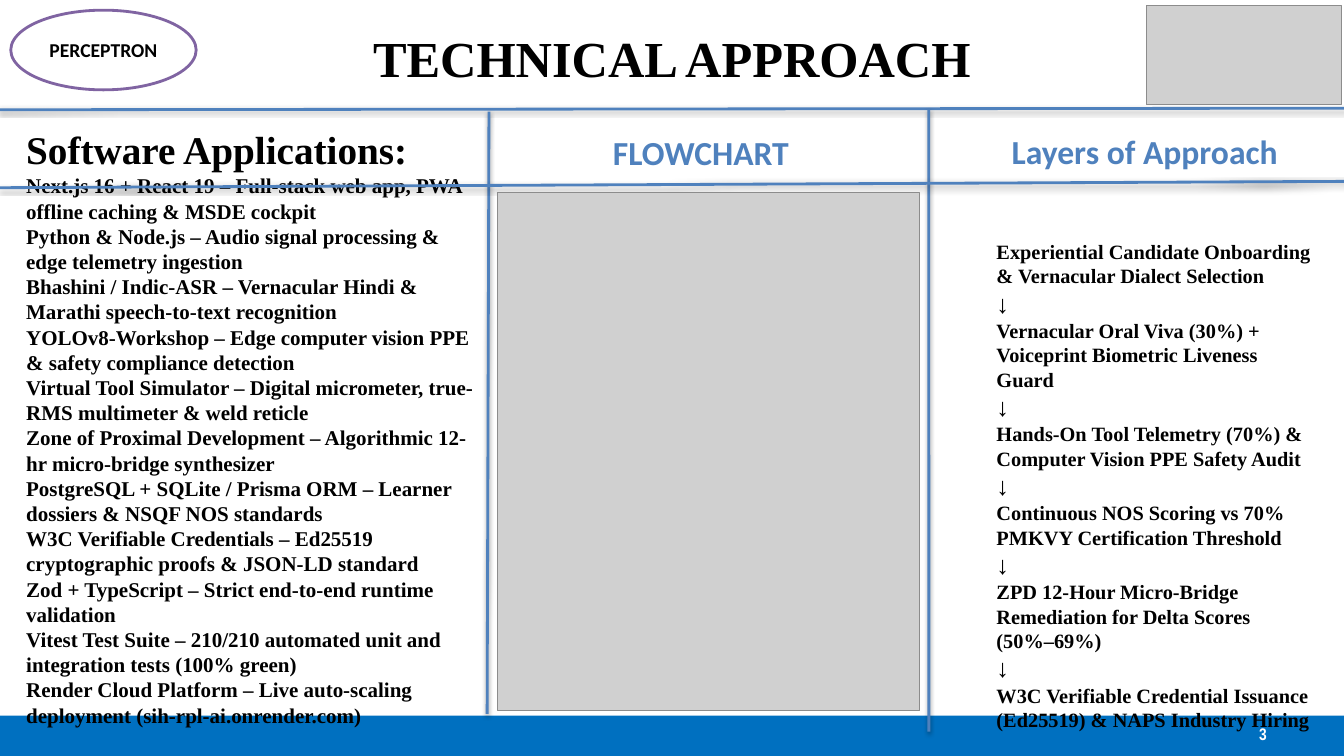
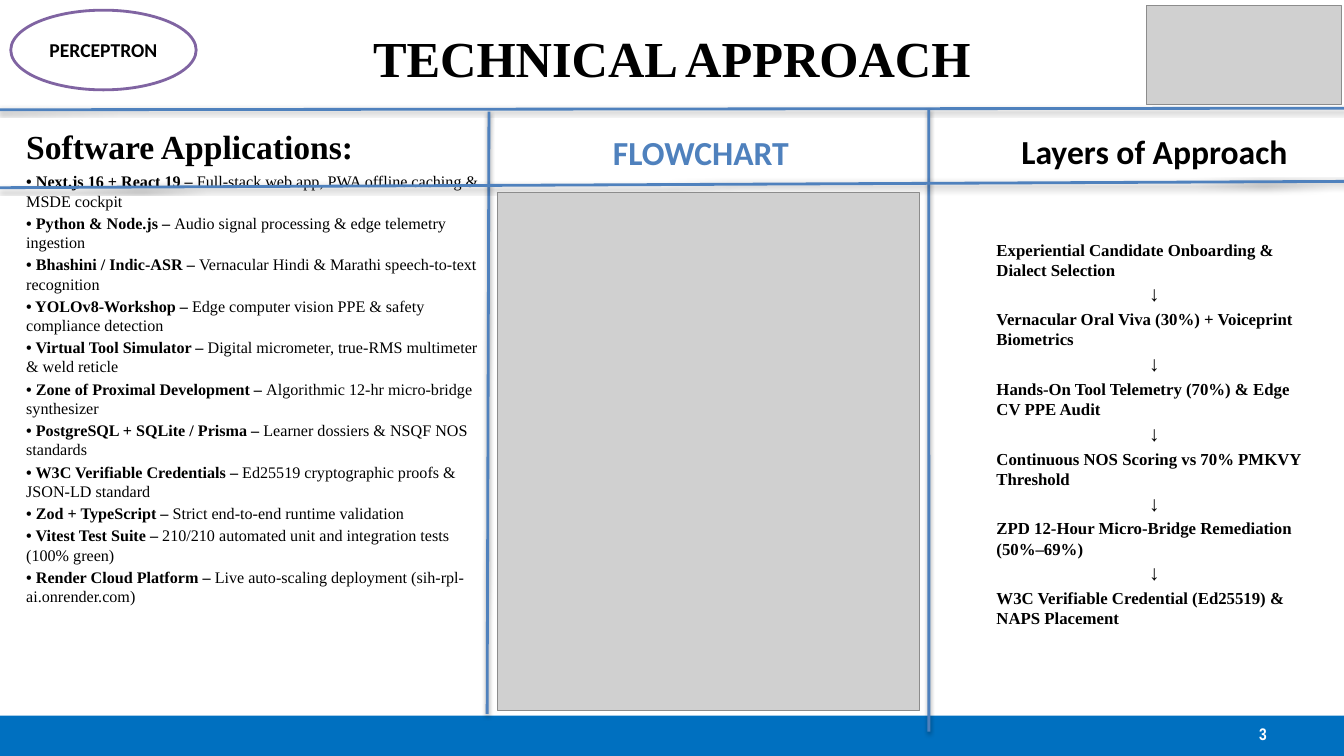
Before and after one commit to SabarishR08/SIH26242-AI-Skill-Assessment-RPL, a slide deck: slide 3 of SIH26242-PERCEPTRON-RPL-AI.pptx. Drawn at 1344x756 pixels with LibreOffice and Linux fonts; fonts in the diff are those of the drawing; grey boxes stand for pictures. Boxes give left, top, right and bottom in pixels: in the first picture for what was removed or moved away, otherwise in the second. Text is boxed around its words. In the diff, an @@ line names an element or a change of style, - is before the commit and + after.

Commit message:
feat(deck): complete overhaul with high-res diagram assets and SIH master template formatting

```diff
--- a/SIH26242-PERCEPTRON-RPL-AI.pptx
+++ b/SIH26242-PERCEPTRON-RPL-AI.pptx
@@ text at [26, 135, 353, 165]: size 28 to 24 pt in "Software Applications:"; more space between paragraphs @@
@@ text "Layers of Approach" at [1021, 140, 1288, 170]: text colour #4F81BD to #000000; alignment left to centre @@
@@ text at [26, 174, 478, 605]: text changed; size 15 to 11.5 pt; bold off @@
-Next.js 16 + React 19 – Full-stack web app, PWA offline caching & MSDE cockpit
-Python & Node.js – Audio signal processing & edge telemetry ingestion
-Bhashini / Indic-ASR – Vernacular Hindi & Marathi speech-to-text recognition
-YOLOv8-Workshop – Edge computer vision PPE & safety compliance detection
-Virtual Tool Simulator – Digital micrometer, true-RMS multimeter & weld reticle
-Zone of Proximal Development – Algorithmic 12-hr micro-bridge synthesizer
-PostgreSQL + SQLite / Prisma ORM – Learner dossiers & NSQF NOS standards
-W3C Verifiable Credentials – Ed25519 cryptographic proofs & JSON-LD standard
-Zod + TypeScript – Strict end-to-end runtime validation
-Vitest Test Suite – 210/210 automated unit and integration tests (100% green)
-Render Cloud Platform – Live auto-scaling deployment (sih-rpl-ai.onrender.com)
+• Next.js 16 + React 19 – Full-stack web app, PWA offline caching & MSDE cockpit
+• Python & Node.js – Audio signal processing & edge telemetry ingestion
+• Bhashini / Indic-ASR – Vernacular Hindi & Marathi speech-to-text recognition
+• YOLOv8-Workshop – Edge computer vision PPE & safety compliance detection
+• Virtual Tool Simulator – Digital micrometer, true-RMS multimeter & weld reticle
+• Zone of Proximal Development – Algorithmic 12-hr micro-bridge synthesizer
+• PostgreSQL + SQLite / Prisma – Learner dossiers & NSQF NOS standards
+• W3C Verifiable Credentials – Ed25519 cryptographic proofs & JSON-LD standard
+• Zod + TypeScript – Strict end-to-end runtime validation
+• Vitest Test Suite – 210/210 automated unit and integration tests (100% green)
+• Render Cloud Platform – Live auto-scaling deployment (sih-rpl-ai.onrender.com)
@@ text "Experiential Candidate Onboarding & Dialect ..." at [996, 244, 1301, 624]: size 18 to 15 pt in "↓", "↓", "↓", "↓" and 1 more places; alignment left to centre; more space between paragraphs @@
@@ text at [996, 244, 1256, 276]: text changed; size 14.5 to 12 pt @@
-Experiential Candidate Onboarding & Vernacular Dialect Selection
+Experiential Candidate Onboarding & Dialect Selection
@@ text at [996, 313, 1293, 345]: text changed; size 14.5 to 12 pt @@
-Vernacular Oral Viva (30%) + Voiceprint Biometric Liveness Guard
+Vernacular Oral Viva (30%) + Voiceprint Biometrics
@@ text at [996, 383, 1289, 416]: text changed; size 14.5 to 12 pt @@
-Hands-On Tool Telemetry (70%) & Computer Vision PPE Safety Audit
+Hands-On Tool Telemetry (70%) & Edge CV PPE Audit
@@ text at [996, 453, 1301, 485]: text changed; size 14.5 to 12 pt @@
-Continuous NOS Scoring vs 70% PMKVY Certification Threshold
+Continuous NOS Scoring vs 70% PMKVY Threshold
@@ text at [996, 522, 1291, 559]: text changed; size 14.5 to 12 pt @@
-ZPD 12-Hour Micro-Bridge Remediation for Delta Scores (50%–69%)
+ZPD 12-Hour Micro-Bridge Remediation (50%–69%)
@@ text at [996, 592, 1266, 624]: text changed; size 14.5 to 12 pt @@
-W3C Verifiable Credential Issuance (Ed25519) & NAPS Industry Hiring
+W3C Verifiable Credential (Ed25519) & NAPS Placement
```
Also in this commit, not shown: 5 other slides changed, 4 other files.
